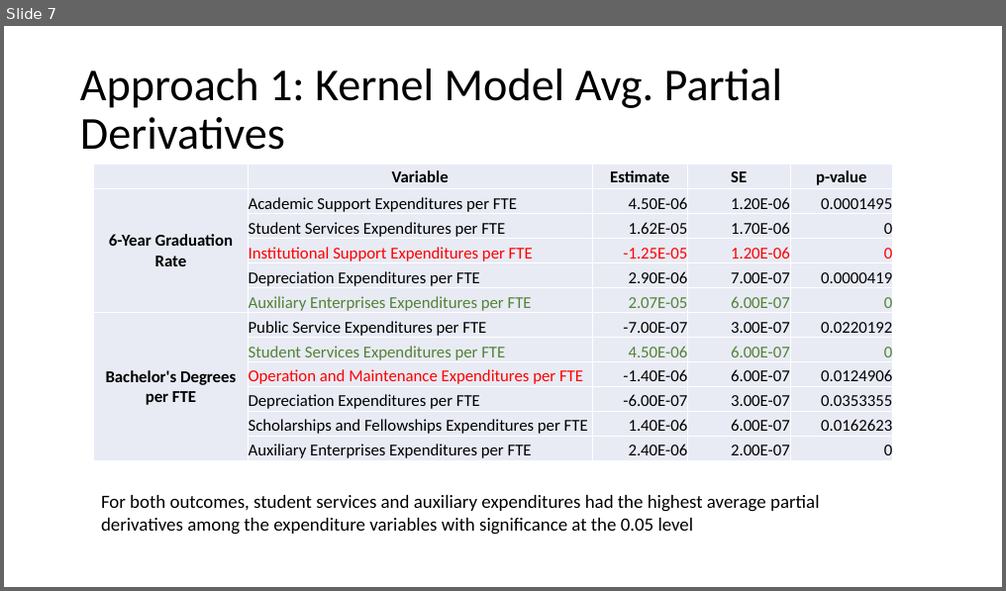
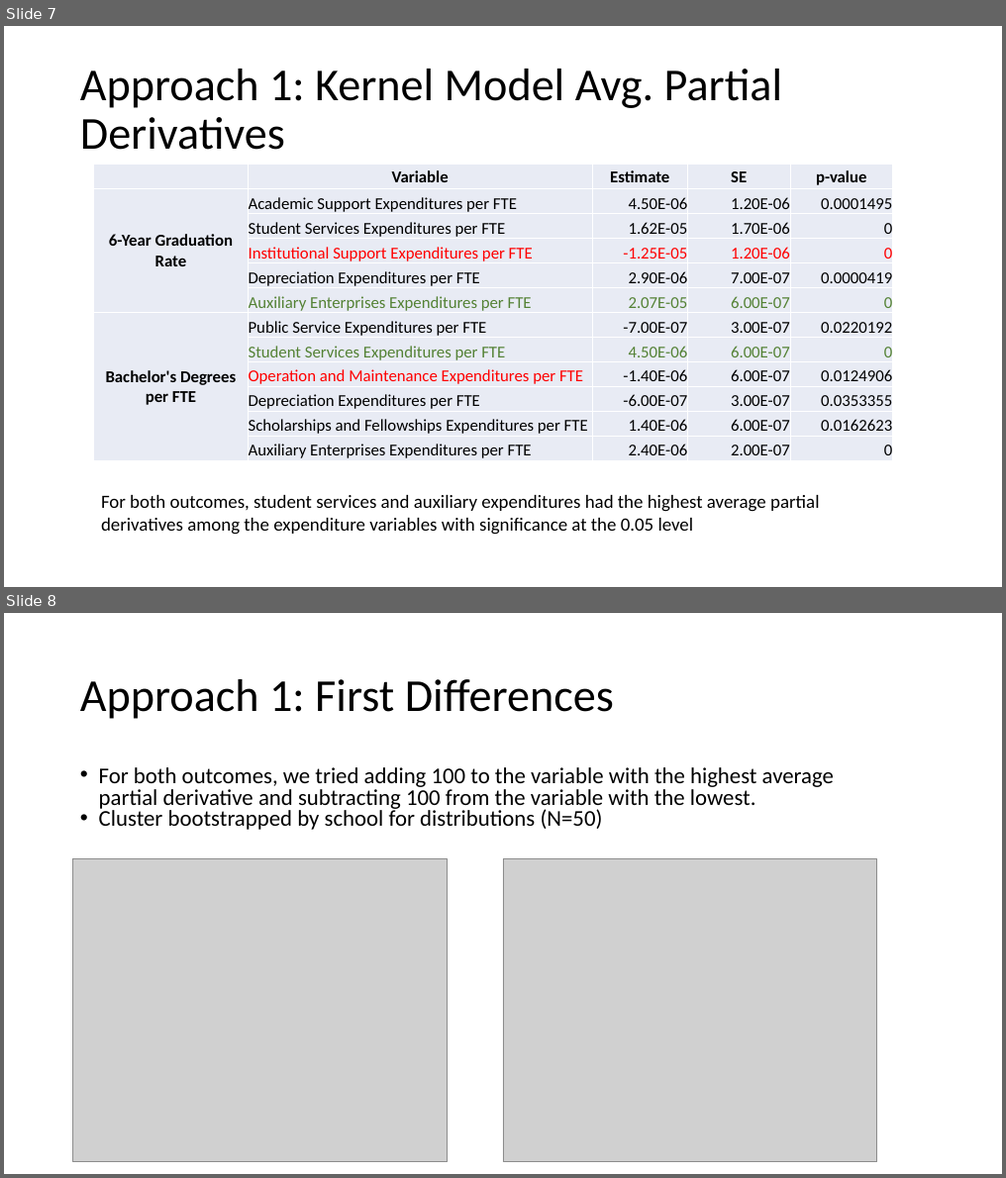
Before and after one commit to duncan-clark/DeltaCostProject_DataAnalysis, a slide deck: reports/18_03_13 Presentation.pptx. Shown one above the other, each under a label of ours: slide 7 before the commit, slides 7 and 8 after it. The pictures are 1006x591 and 1006x1178 pixels, drawn with LibreOffice and Linux fonts; fonts in the diff are those of the drawing; grey boxes stand for pictures. Boxes give left, top, right and bottom in pixels: in the first picture for what was removed or moved away, otherwise in the second. Text is boxed around its words. In the diff, an @@ line names an element or a change of style, - is before the commit and + after.

Commit message:
finished my part of presentation

```diff
--- a/reports/18_03_13 Presentation.pptx
+++ b/reports/18_03_13 Presentation.pptx
@@ slide 8 added at <box>4,613,1002,1174</box>, background #FFFFFF @@
@@ title added at <box>80,679,614,719</box>, 44 pt, text #000000 @@
+Approach 1: First Differences
@@ text added at <box>99,767,834,830</box>, 21.7 pt, text #000000 @@
+• For both outcomes, we tried adding 100 to the variable with the highest average partial derivative and subtracting 100 from the variable with the lowest.
+• Cluster bootstrapped by school for distributions (N=50)
@@ picture added at <box>73,860,448,1162</box> @@
@@ picture added at <box>503,860,877,1162</box> @@
```
Also in this commit, not shown: 2 other files.
